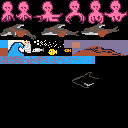
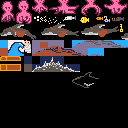
Comparing the layer stacks of the two 128 x 128 images. Changes:
painted on "Background" over [left=0, top=0, right=128, bottom=88]
